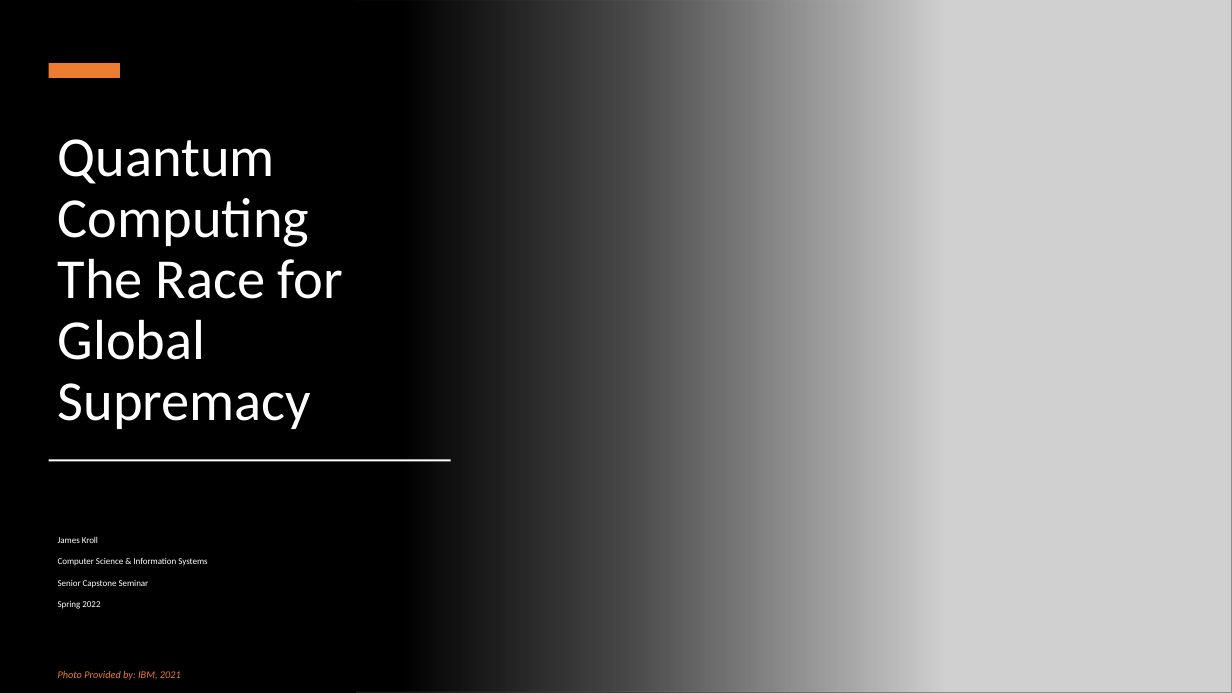
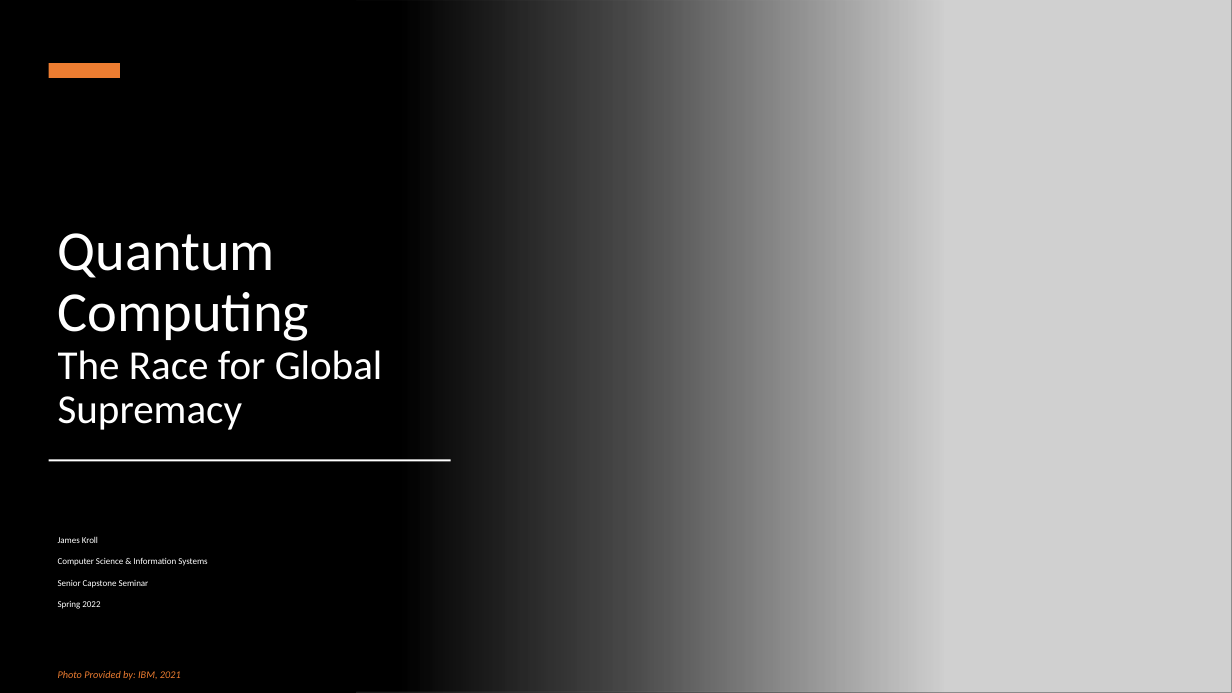
Before and after one commit to CIDS-484-Spring-2022/Quantum-Computing, a slide deck: slide 1 of Quantum PP.pptx. Drawn at 1232x693 pixels with LibreOffice and Linux fonts; fonts in the diff are those of the drawing; grey boxes stand for pictures. Boxes give left, top, right and bottom in pixels: in the first picture for what was removed or moved away, otherwise in the second. Text is boxed around its words. In the diff, an @@ line names an element or a change of style, - is before the commit and + after.

```diff
--- a/Quantum PP.pptx
+++ b/Quantum PP.pptx
@@ title "Quantum Computing The Race for ..." at (58,233,383,430): size 44 to 32 pt in "The Race for Global Supremacy" @@
```
Also in this commit, not shown: 6 other slides changed.
